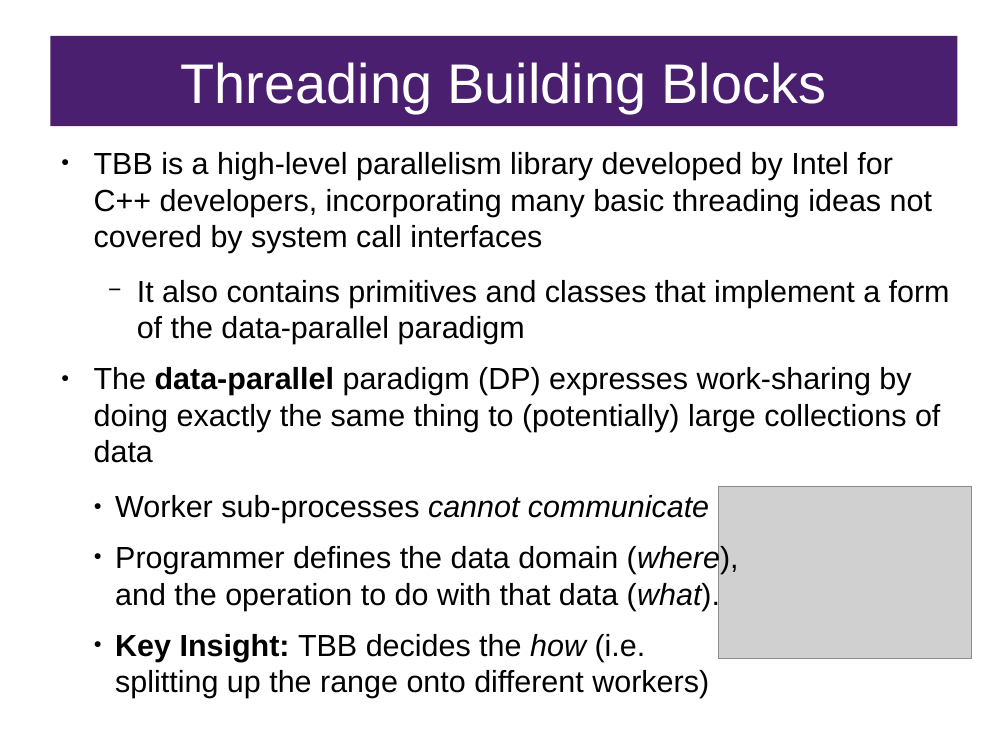
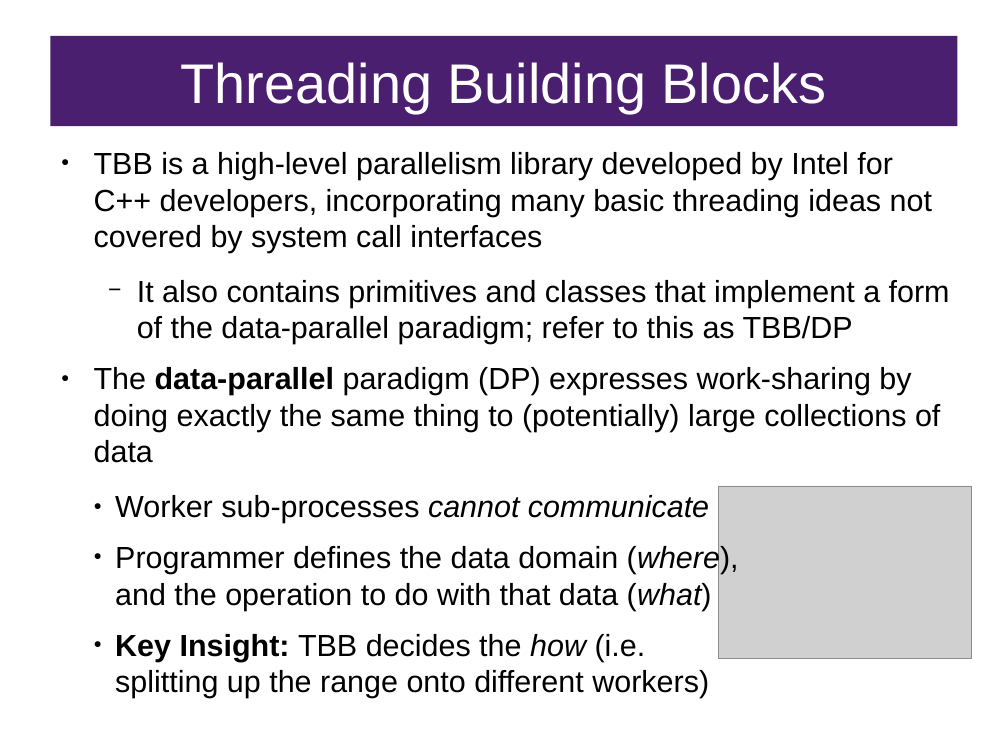
Before and after one commit to FractalDesigns/cowichan-1, a slide deck: slide 3 of poster/slides.odp. Drawn at 1008x756 pixels with LibreOffice and Linux fonts; fonts in the diff are those of the drawing; grey boxes stand for pictures. Boxes give left, top, right and bottom in pixels: in the first picture for what was removed or moved away, otherwise in the second. Text is boxed around its words. In the diff, an @@ line names an element or a change of style, - is before the commit and + after.

```diff
--- a/poster/slides.odp
+++ b/poster/slides.odp
@@ text at (137,280,950,344): text changed @@
-  − It also contains primitives and classes that implement a form of the data-parallel paradigm
+  − It also contains primitives and classes that implement a form of the data-parallel paradigm; refer to this as TBB/DP
@@ text at (115,544,739,610): text changed @@
-  ● Programmer defines the data domain (where),
-    and the operation to do with that data (what).
+  ● Programmer defines the data domain (where),
+    and the operation to do with that data (what)
```
Also in this commit, not shown: 4 slides added.
